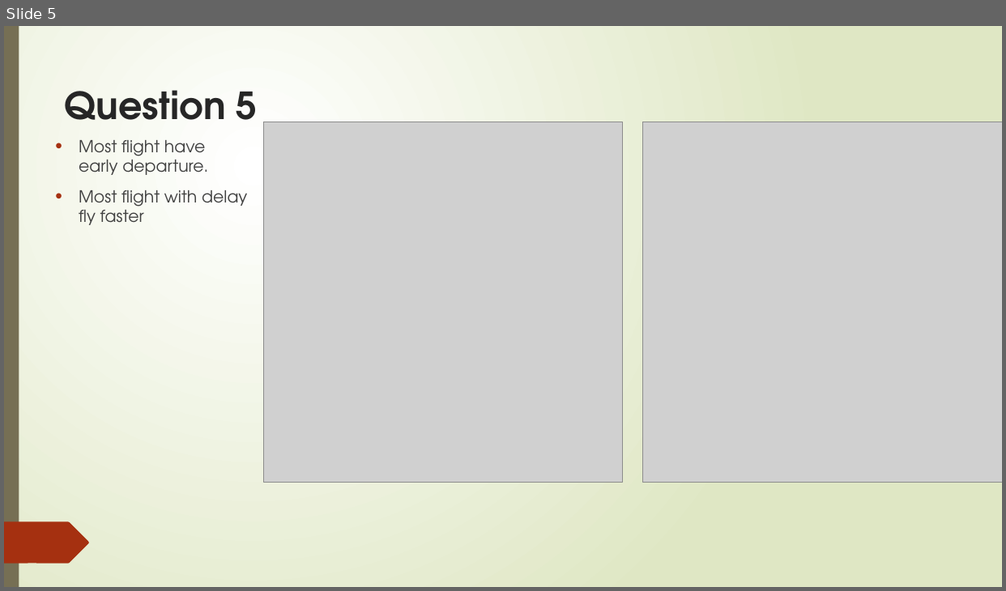
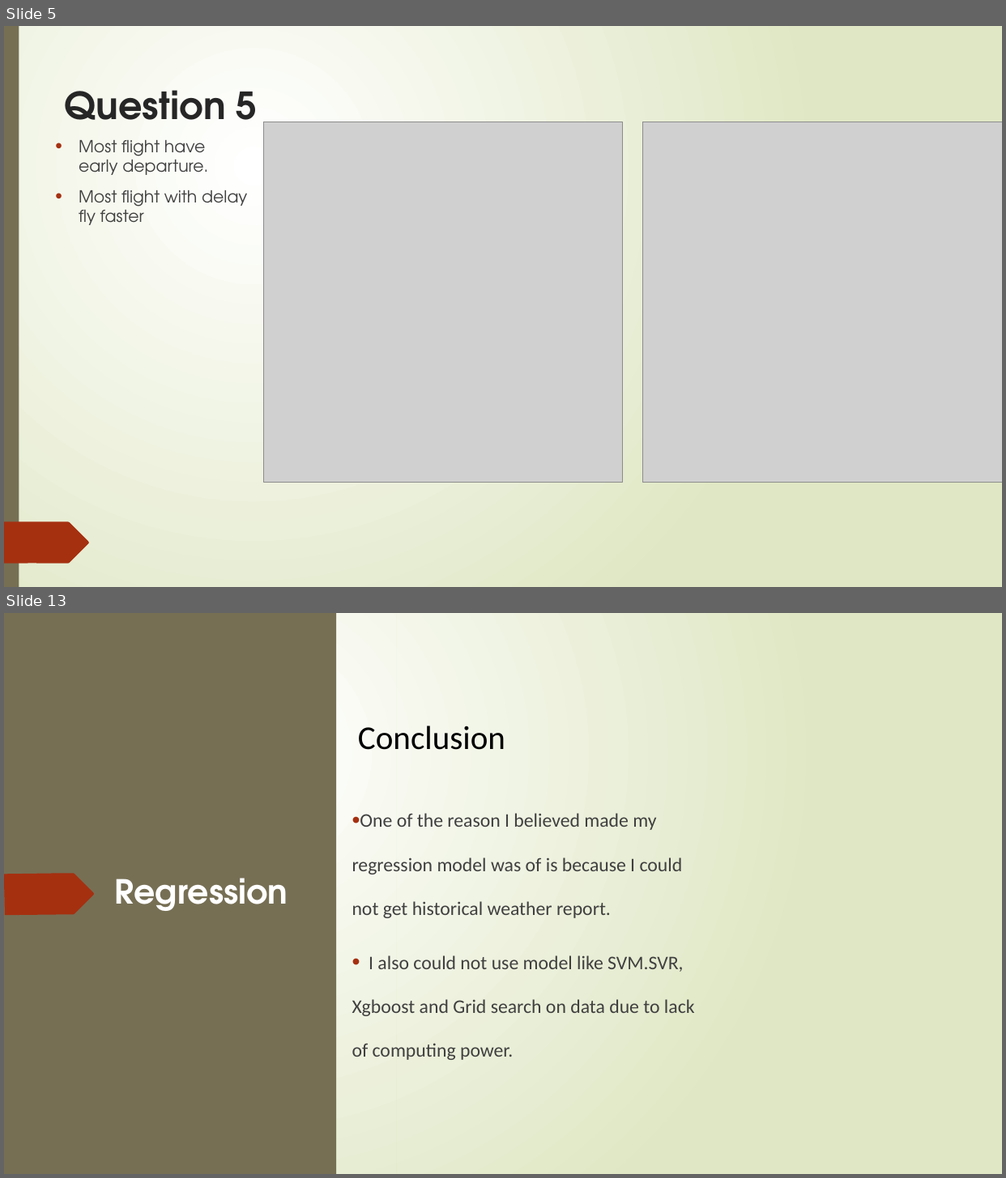
Before and after one commit to rwadisaputro/lhl_midterm_project, a slide deck: Project1-5.pptx. Shown one above the other, each under a label of ours: slide 5 before the commit, slides 5 and 13 after it; the slides between them are not shown. The pictures are 1006x591 and 1006x1178 pixels, drawn with LibreOffice and Linux fonts; fonts in the diff are those of the drawing; grey boxes stand for pictures. Boxes give left, top, right and bottom in pixels: in the first picture for what was removed or moved away, otherwise in the second. Text is boxed around its words. In the diff, an @@ line names an element or a change of style, - is before the commit and + after.

```diff
--- a/Project1-5.pptx
+++ b/Project1-5.pptx
@@ slide 13 added at (x1=4, y1=613, x2=1002, y2=1174), background gradient #FFFFFF to #DFE8C4; not listed: 6 template elements that a slide beside it also shows @@
@@ rectangle added at (x1=4, y1=613, x2=19, y2=1174), fill #766F54 @@
@@ rectangle added at (x1=4, y1=613, x2=336, y2=1174), fill #766F54 @@
@@ rectangle added at (x1=396, y1=613, x2=1002, y2=1174), fill gradient #FFFFFF to #DFE8C4 @@
@@ freeform shape added at (x1=4, y1=671, x2=134, y2=713), fill #A53010 @@
@@ text added at (x1=358, y1=726, x2=505, y2=750), 32 pt, text #000000 @@
+Conclusion
@@ text added at (x1=352, y1=813, x2=695, y2=1060), 18.5 pt, text #404040 @@
+• One of the reason I believed made my regression model was of is because I could not get historical weather report.
+• I also could not use model like SVM.SVR, Xgboost and Grid search on data due to lack of computing power.
@@ freeform shape added at (x1=4, y1=874, x2=94, y2=915), fill #A53010 @@
@@ text added at (x1=115, y1=878, x2=288, y2=911), 32 pt, text #FFFFFF, bold @@
+Regression
@@ group added at (x1=4, y1=824, x2=120, y2=1174): 5 freeform shapes @@
@@ group added at (x1=6, y1=613, x2=121, y2=1174): 5 freeform shapes @@
```
Also in this commit, not shown: 8 slides changed.
